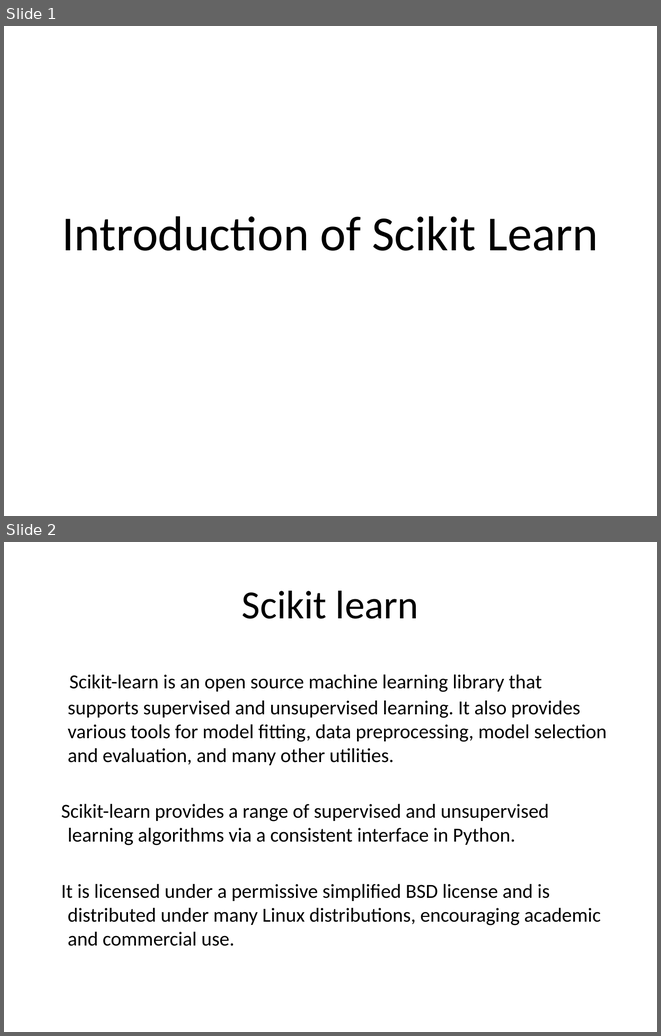
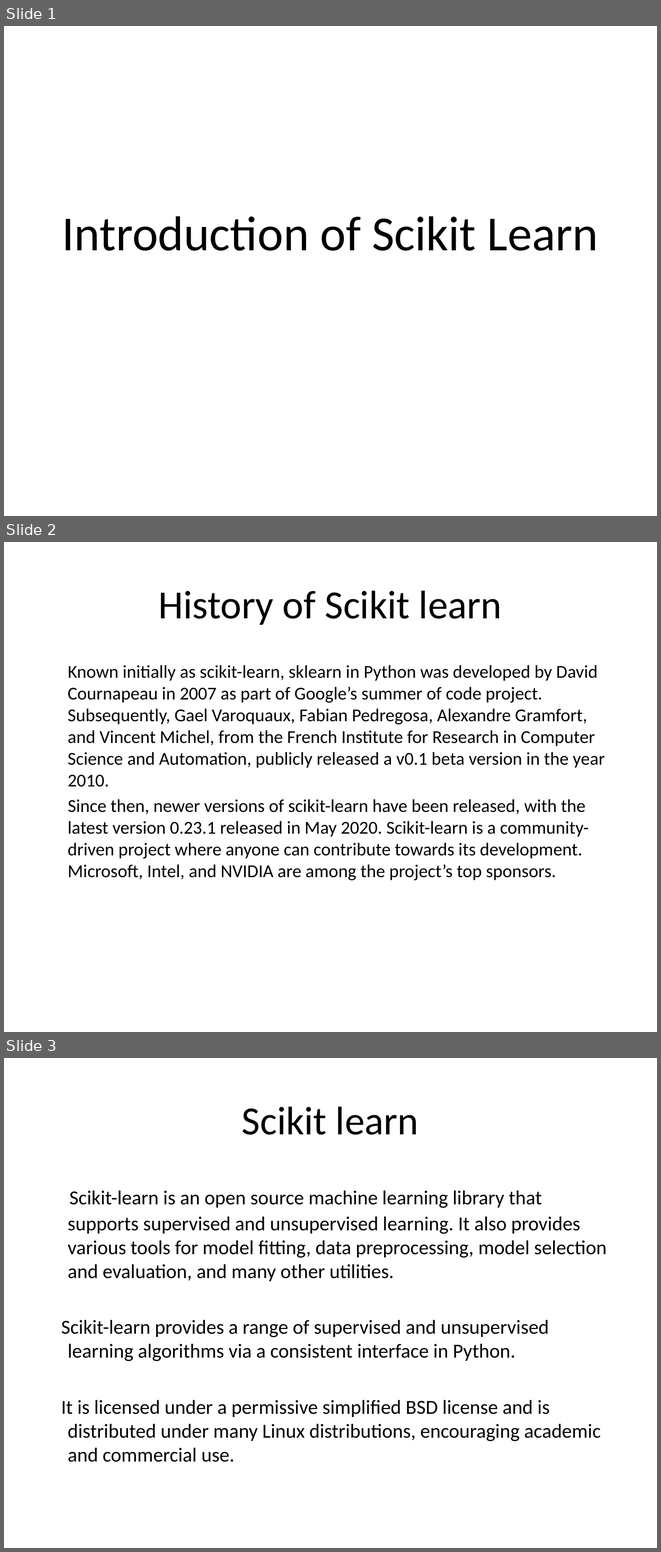
Before and after one commit to Shehroz951/python_exam, a slide deck: SKLearn.pptx. Shown one above the other, each under a label of ours: slides 1 and 2 before the commit, slides 1, 2 and 3 after it. The pictures are 661x1036 and 661x1552 pixels, drawn with LibreOffice and Linux fonts; fonts in the diff are those of the drawing. Boxes give left, top, right and bottom in pixels: in the first picture for what was removed or moved away, otherwise in the second. Text is boxed around its words. In the diff, an @@ line names an element or a change of style, - is before the commit and + after.

```diff
--- a/SKLearn.pptx
+++ b/SKLearn.pptx
@@ slide 2 added at <box>4,542,657,1032</box>, background #FFFFFF @@
@@ title added at <box>158,590,502,625</box>, 44 pt, text #000000 @@
+History of Scikit learn
@@ text added at <box>68,665,604,880</box>, 20 pt, text #000000 @@
+Known initially as scikit-learn, sklearn in Python was developed by David Cournapeau in 2007 as part of Google’s summer of code project. Subsequently, Gael Varoquaux, Fabian Pedregosa, Alexandre Gramfort, and Vincent Michel, from the French Institute for Research in Computer Science and Automation, publicly released a v0.1 beta version in the year 2010.
+Since then, newer versions of scikit-learn have been released, with the latest version 0.23.1 released in May 2020. Scikit-learn is a community-driven project where anyone can contribute towards its development. Microsoft, Intel, and NVIDIA are among the project’s top sponsors.
@@ what was slide 2 is now slide 3 @@
```
Also in this commit, not shown: 5 slides changed, 6 other slides added, 4 other files.
